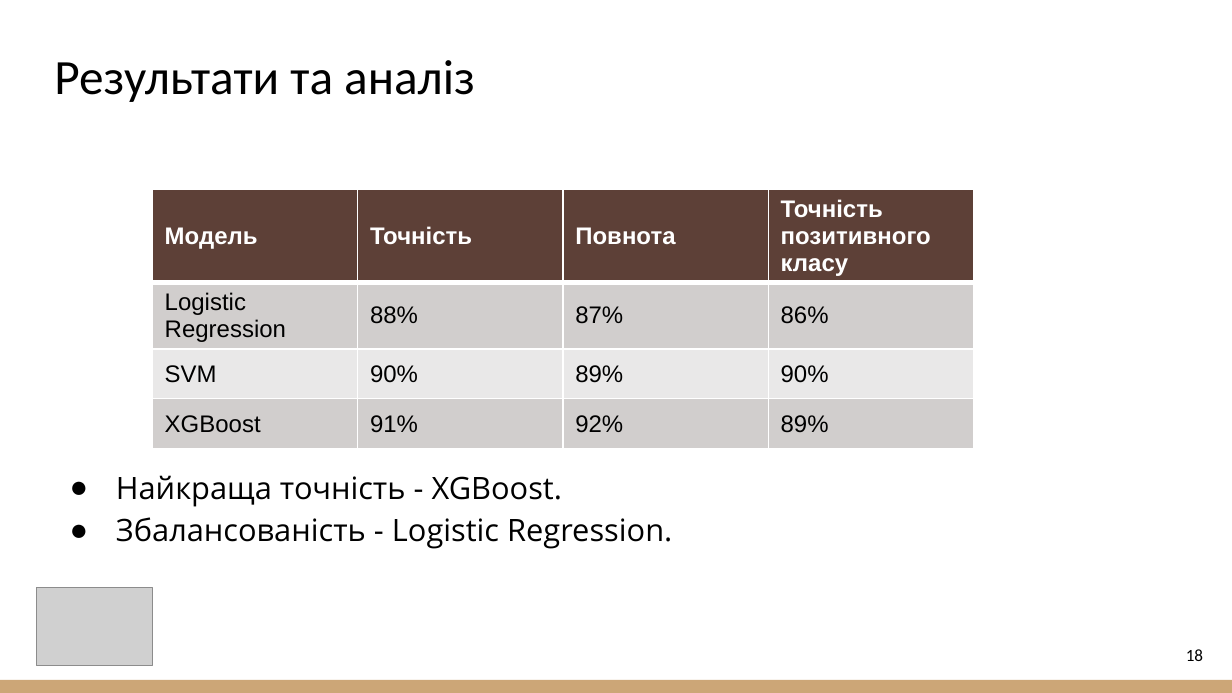
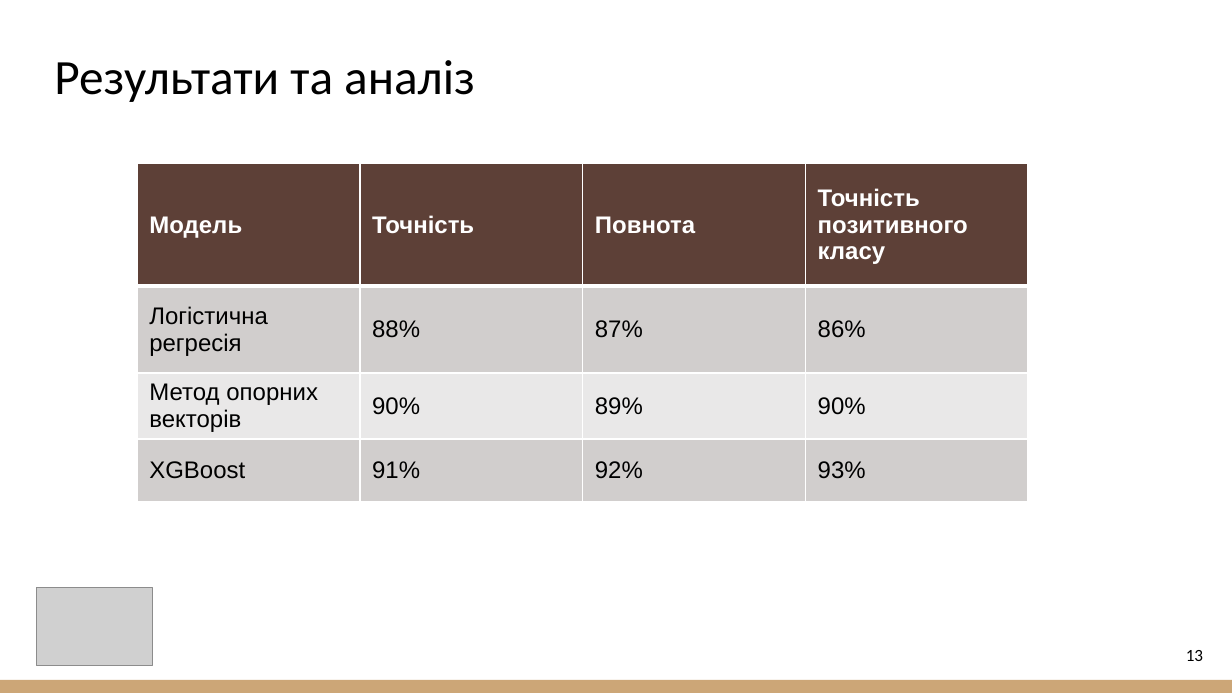
Before and after one commit to Wind6365/fake_news_detector_archive, a slide deck: slide 13 of 2025_М_ПІ_ІПЗм-23-1_Шагун_А_С.pptx (slide 18 before the commit). Drawn at 1232x693 pixels with LibreOffice and Linux fonts; fonts in the diff are those of the drawing; grey boxes stand for pictures. Boxes give left, top, right and bottom in pixels: in the first picture for what was removed or moved away, otherwise in the second. Text is boxed around its words. In the diff, an @@ line names an element or a change of style, - is before the commit and + after.

```diff
--- a/2025_М_ПІ_ІПЗм-23-1_Шагун_А_С.pptx
+++ b/2025_М_ПІ_ІПЗм-23-1_Шагун_А_С.pptx
@@ table at (137,164,1029,505) @@
-row 2, column 1: Logistic Regression
+row 2, column 1: Логістична регресія
-row 3, column 1: SVM
+row 3, column 1: Метод опорних векторів
-row 4, column 4: 89%
+row 4, column 4: 93%
@@ table: place and size @@
-table at (153,190,976,458)
+table at (137,164,1029,505)
@@ text removed at (116,475,672,549) @@
-● Найкраща точність - XGBoost.
-● Збалансованість - Logistic Regression.
@@ page number at (1186,650,1203,661): text changed @@
-18
+13
```
Also in this commit, not shown: 3 other slides changed, 10 slides added, 15 slides removed.
